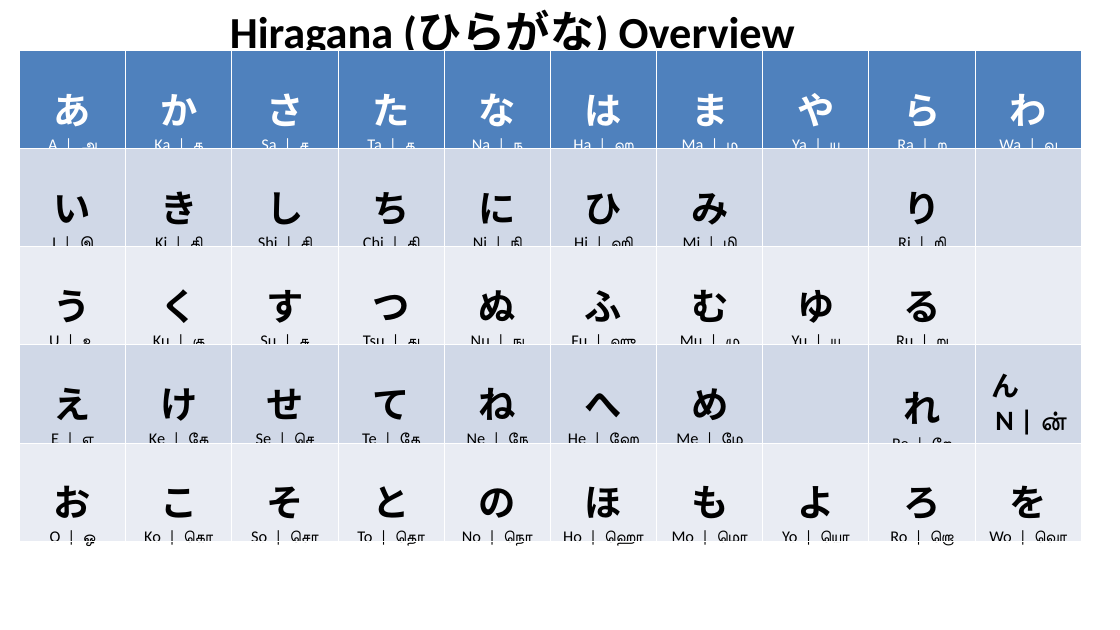
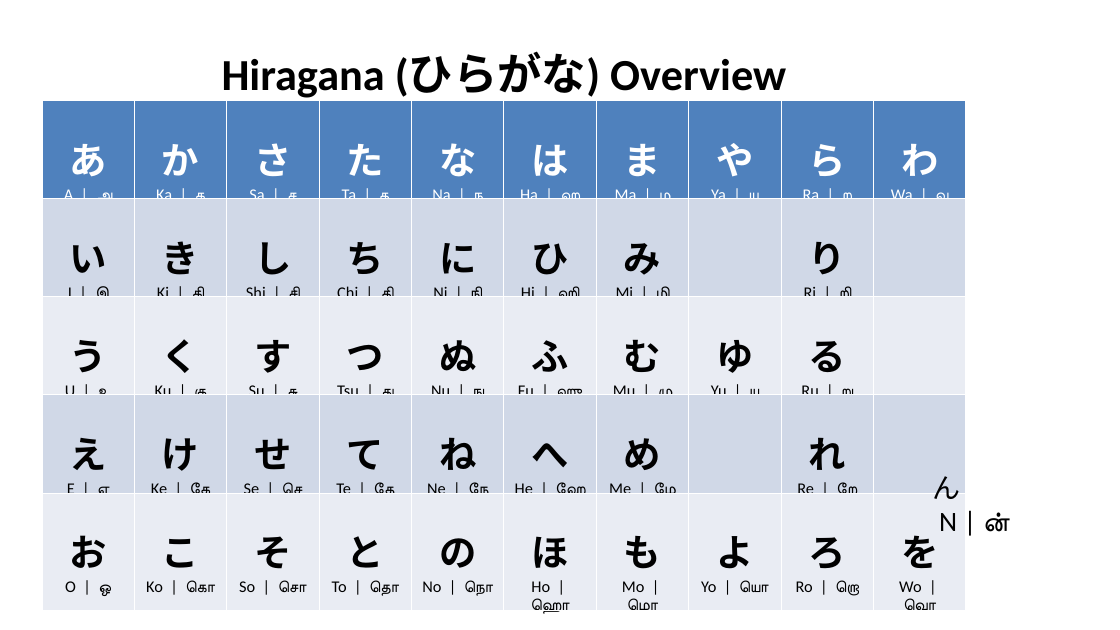
Before and after one commit to arkad94/NihonScriptGuide, a slide deck: slide 1 of Japanese_Guide_for_Tamil_Speakers_v4.pptx. Drawn at 1120x630 pixels with LibreOffice and Linux fonts; fonts in the diff are those of the drawing. Boxes give left, top, right and bottom in pixels: in the first picture for what was removed or moved away, otherwise in the second. Text is boxed around its words. In the diff, an @@ line names an element or a change of style, - is before the commit and + after.

```diff
--- a/Japanese_Guide_for_Tamil_Speakers_v4.pptx
+++ b/Japanese_Guide_for_Tamil_Speakers_v4.pptx
@@ text "Hiragana (ひらがな) Overview": place and size @@
-text "Hiragana (ひらがな) Overview" at [230, 11, 795, 59]
+text "Hiragana (ひらがな) Overview" at [222, 53, 786, 98]
@@ table: place and size @@
-table at [19, 51, 1078, 561]
+table at [42, 101, 966, 630]
@@ text "ん N | ன்": place and size @@
-text "ん N | ன்" at [991, 373, 1062, 431]
+text "ん N | ன்" at [932, 476, 1005, 532]
@@ text "ん N | ன்" at [932, 476, 1005, 532]: bold off in "ん" @@
```
Also in this commit, not shown: 13 other slides changed, 5 other files.
